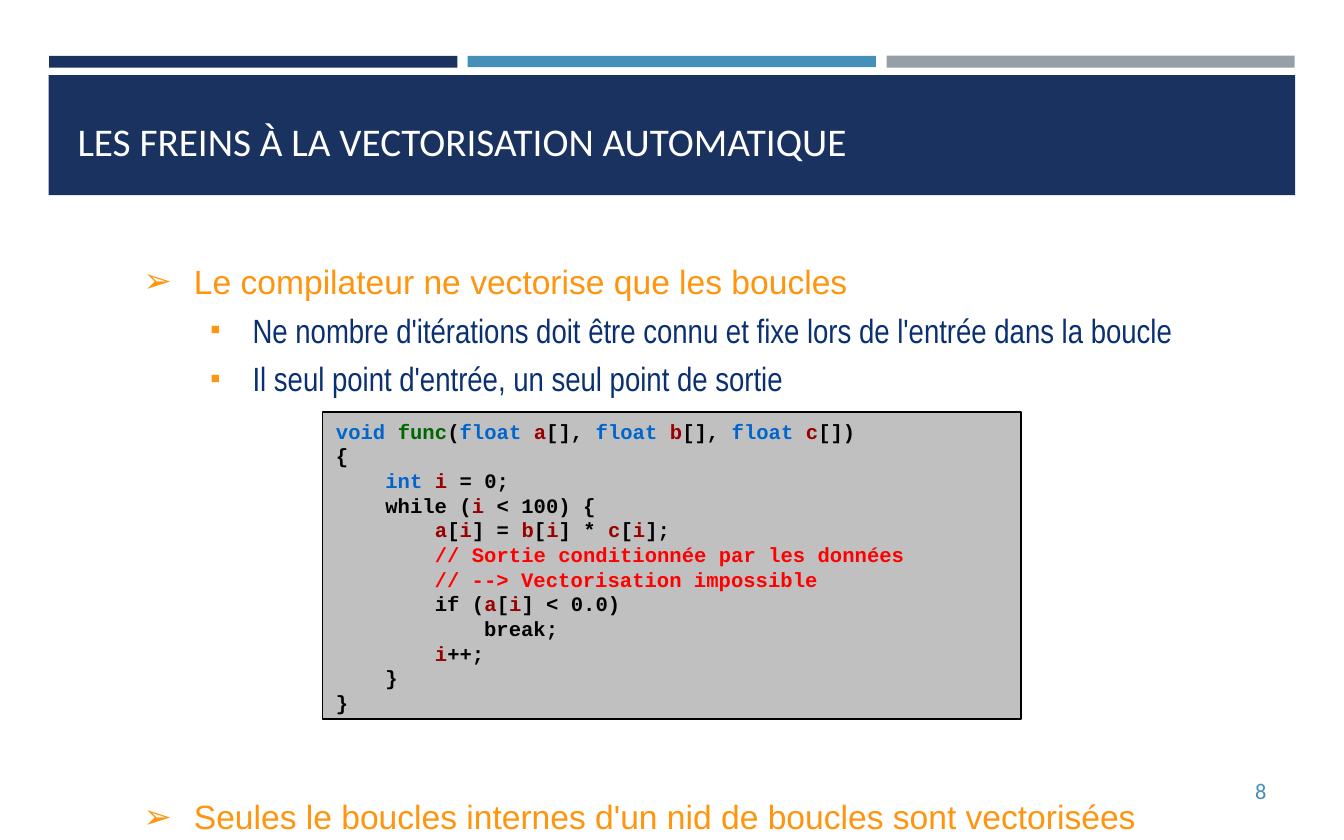
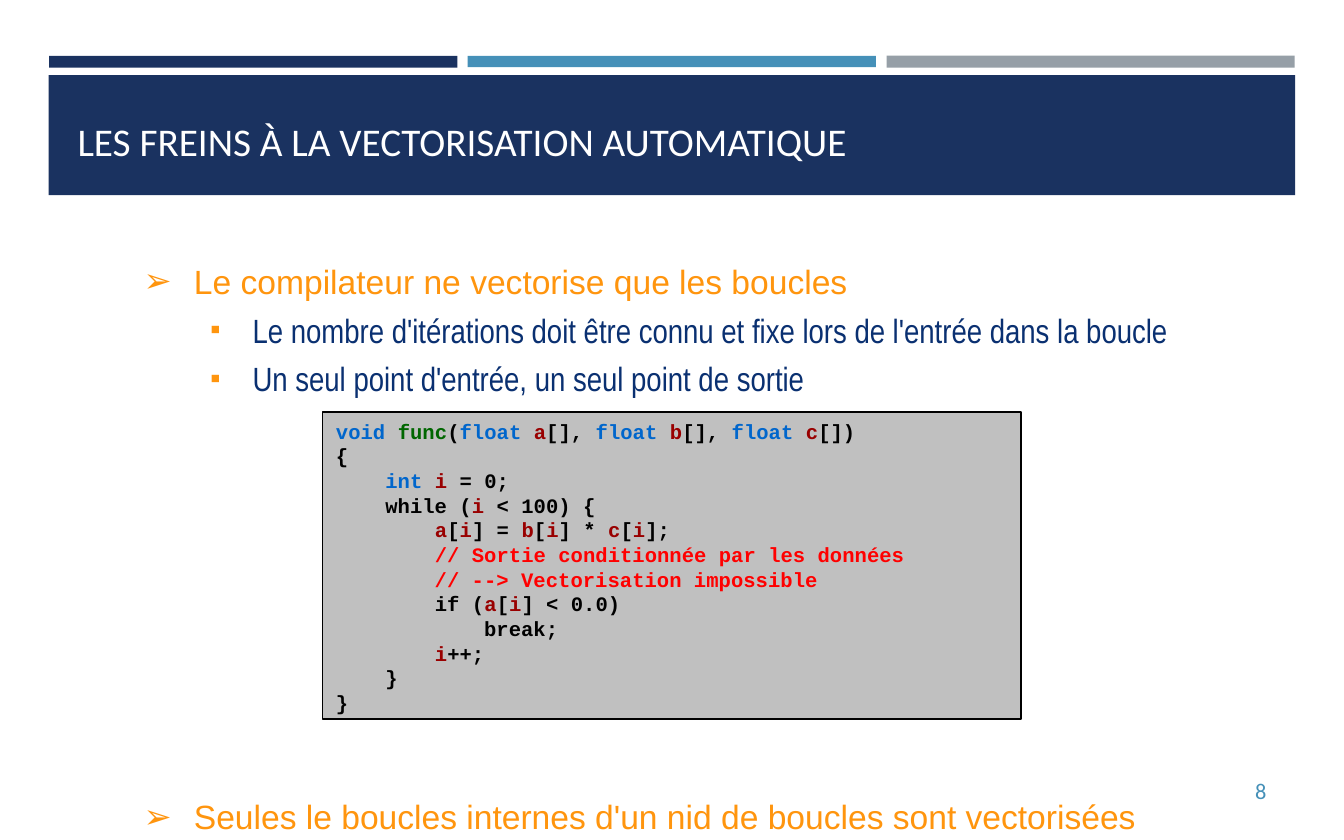
Before and after one commit to franckginguene/hpc_formation_scalian, a slide deck: slide 8 of Diapos/HPC_SIMD.pptx. Drawn at 1344x840 pixels with LibreOffice and Linux fonts; fonts in the diff are those of the drawing. Boxes give left, top, right and bottom in pixels: in the first picture for what was removed or moved away, otherwise in the second. Text is boxed around its words. In the diff, an @@ line names an element or a change of style, - is before the commit and + after.

```diff
--- a/Diapos/HPC_SIMD.pptx
+++ b/Diapos/HPC_SIMD.pptx
@@ text at <box>253,318,1167,398</box>: text changed @@
-  ■ Ne nombre d'itérations doit être connu et fixe lors de l'entrée dans la boucle
-  ■ Il seul point d'entrée, un seul point de sortie
+  ■ Le nombre d'itérations doit être connu et fixe lors de l'entrée dans la boucle
+  ■ Un seul point d'entrée, un seul point de sortie
```
Also in this commit, not shown: 1 other slide changed.
